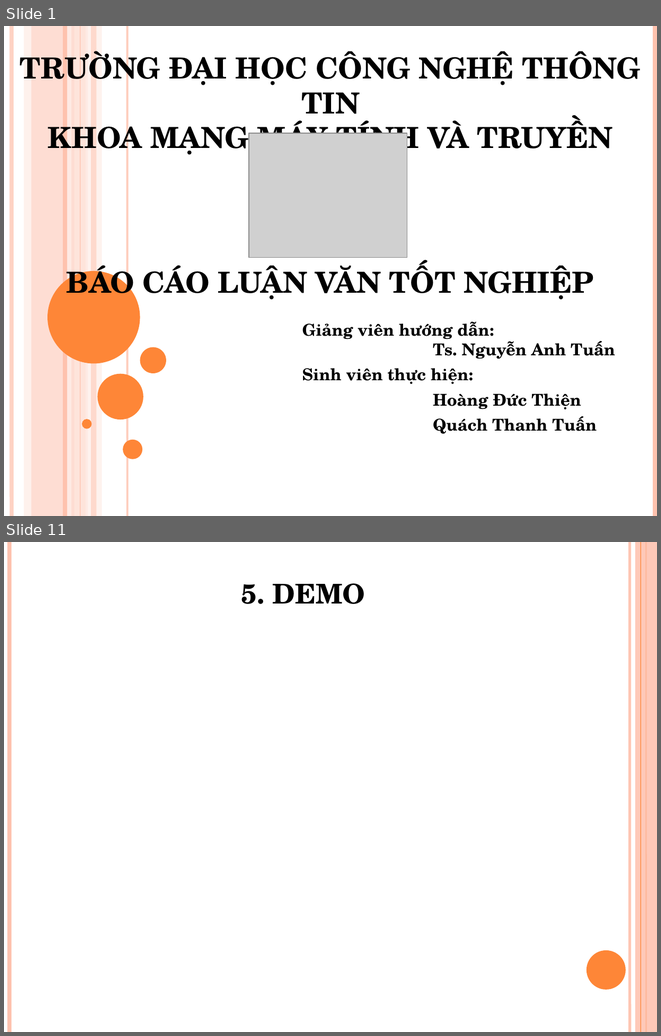
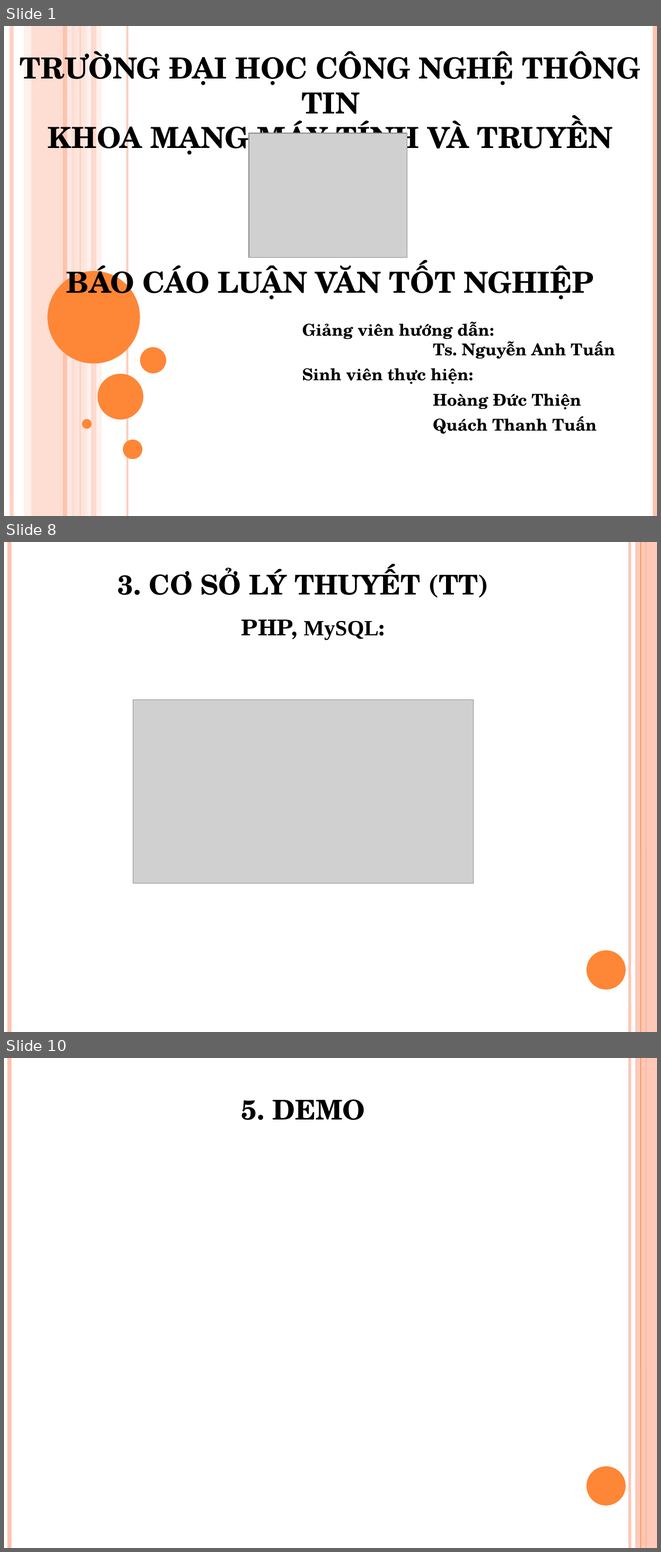
Before and after one commit to hoangducthien/baotri, a slide deck: slide_luanvan.pptx. Shown one above the other, each under a label of ours: slides 1 and 11 before the commit, slides 1, 8 and 10 after it; the slides between them are not shown. The pictures are 661x1036 and 661x1552 pixels, drawn with LibreOffice and Linux fonts; fonts in the diff are those of the drawing; grey boxes stand for pictures. Boxes give left, top, right and bottom in pixels: in the first picture for what was removed or moved away, otherwise in the second. Text is boxed around its words. In the diff, an @@ line names an element or a change of style, - is before the commit and + after.

```diff
--- a/slide_luanvan.pptx
+++ b/slide_luanvan.pptx
@@ slide 8 added at [4,542,657,1032], background #FFFFFF; not listed: 6 template elements that a slide beside it also shows @@
@@ title added at [118,566,488,598], 30 pt, text #000000, bold @@
+3. CƠ SỞ LÝ THUYẾT (TT)
@@ text added at [241,619,385,640], 24 pt, text #000000, bold @@
+PHP, MySQL:
@@ picture added at [133,699,474,883] @@
@@ what was slide 11 is now slide 10 @@
```
Also in this commit, not shown: 6 slides changed, 1 other slide added, 3 slides removed, 8 other files.
